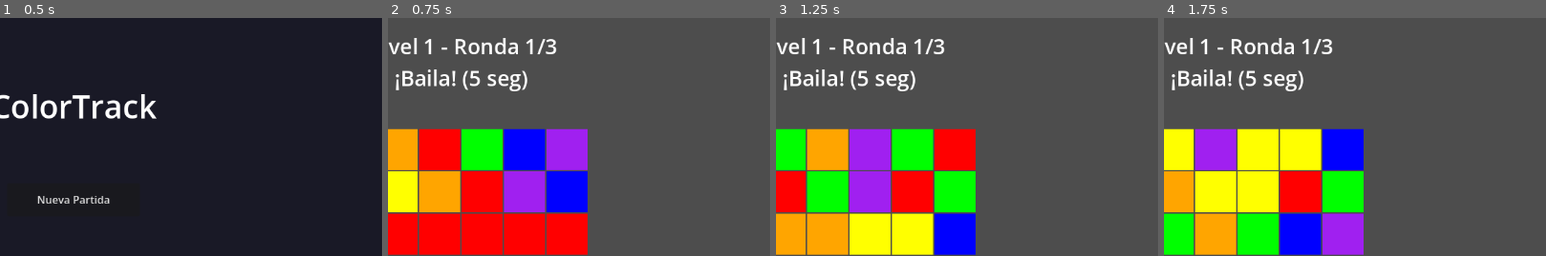
Above: before the commit, frames 1-4 (left to right).
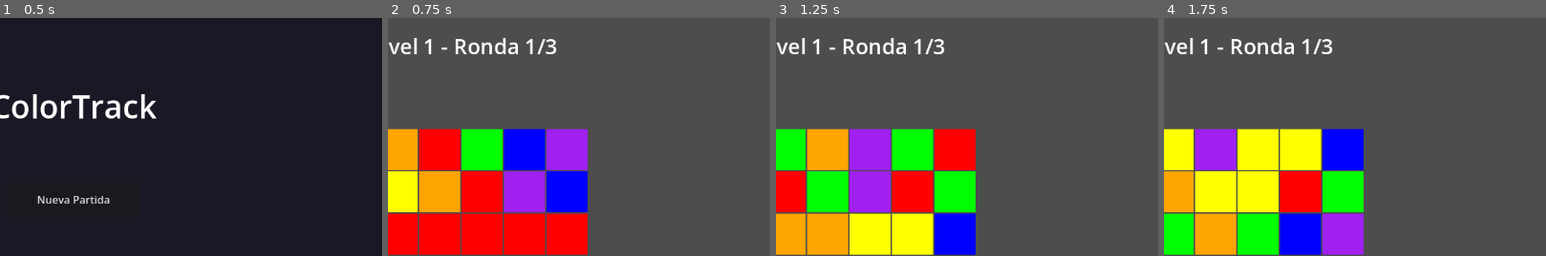
Above: after the commit, the same moments.

Repository: aTeresaTorres/ColorTrack
Game: Godot game, scene res://scenes/MainMenu.tscn
The game is run twice, just before and just after one commit, with the same random seed, the same clock (stepped at 60 frames per second) and the same inputs.
Inputs:
- Up to frame 1 (0.5 s): no input
- Up to frame 2 (0.75 s): click "Nueva Partida" at 0.5 s
- Up to frame 3 (1.25 s): no input
- Up to frame 4 (1.75 s): hold L (button_right, bound only after the commit) from 1.28 s (still down); tap K (button_center, bound only after the commit) at 1.35 s
The pictures show only the part of the screen within x 40-90%, y 0-50%; the shares and areas given below are measured in that part.

Frame 1 is identical in both runs. In frame 2, 1.1% of the frame differs, in the area x 2-37%, y 21-31%; in frame 3, 1.1%; in frame 4, 1.1%.

Commit message:
Nueva mecánica desde el nivel 10

Diff:
--- a/color-track-version-02/project.godot
+++ b/color-track-version-02/project.godot
@@ -46,6 +46,21 @@
 , Object(InputEventKey,"resource_local_to_scene":false,"resource_name":"","device":-1,"window_id":0,"alt_pressed":false …(186 unchanged characters)…
 ]
 }
+button_left={
+"deadzone": 0.2,
+"events": [Object(InputEventKey,"resource_local_to_scene":false,"resource_name":"","device":-1,"window_id":0,"alt_pressed":false,"shift_pressed":false,"ctrl_pressed":false,"meta_pressed":false,"pressed":false,"keycode":0,"physical_keycode":74,"key_label":0,"unicode":106,"location":0,"echo":false,"script":null)
+]
+}
+button_center={
+"deadzone": 0.2,
+"events": [Object(InputEventKey,"resource_local_to_scene":false,"resource_name":"","device":-1,"window_id":0,"alt_pressed":false,"shift_pressed":false,"ctrl_pressed":false,"meta_pressed":false,"pressed":false,"keycode":0,"physical_keycode":75,"key_label":0,"unicode":107,"location":0,"echo":false,"script":null)
+]
+}
+button_right={
+"deadzone": 0.2,
+"events": [Object(InputEventKey,"resource_local_to_scene":false,"resource_name":"","device":-1,"window_id":0,"alt_pressed":false,"shift_pressed":false,"ctrl_pressed":false,"meta_pressed":false,"pressed":false,"keycode":0,"physical_keycode":76,"key_label":0,"unicode":108,"location":0,"echo":false,"script":null)
+]
+}
 
 [physics]
 
--- a/color-track-version-02/scripts/level.gd
+++ b/color-track-version-02/scripts/level.gd
@@ -24,6 +24,18 @@
 var pause_button: Button
 
 var character_sprite: Sprite2D
+
+# Nuevas variables para la mecánica de botones
+var required_button: String = ""  # "left", "center", "right"
+var button_pressed_correctly: bool = false
+var button_ui_container: ColorRect
+var left_indicator: Sprite2D
+var center_indicator: Sprite2D
+var right_indicator: Sprite2D
+
+var buttons_mechanic_active: bool = false  # Solo activa desde nivel 10
+
+var response_time: float = 5.0  # Variable global para el tiempo de respuesta
 
 func _ready():
 	if has_meta("current_level"):
@@ -103,6 +115,48 @@
 	pause_button.process_mode = Node.PROCESS_MODE_ALWAYS  # ← Correcto en Godot 4
 	pause_panel.add_child(pause_button)
 
+	# Panel para los indicadores de botones (derecha)
+	button_ui_container = ColorRect.new()
+	button_ui_container.color = Color(0, 0, 0, 0)
+	button_ui_container.set_size(Vector2(150, 200))
+	button_ui_container.set_position(Vector2(960, 330))
+	button_ui_container.visible = false  # Oculto hasta fase move
+	add_child(button_ui_container)
+
+	# Crear indicadores (usando ColorRect como placeholder, luego cámbialo por imágenes)
+	left_indicator = Sprite2D.new()
+	center_indicator = Sprite2D.new()
+	right_indicator = Sprite2D.new()
+
+	# Si tienes imágenes, cárgalas:
+	var left_texture = load("res://assets/images/left.png")
+	var center_texture = load("res://assets/images/center.png")
+	var right_texture = load("res://assets/images/right.png")
+
+	if left_texture:
+		left_indicator.texture = left_texture
+		center_indicator.texture = center_texture
+		right_indicator.texture = right_texture
+	else:
+		# Placeholder visual (texto)
+		var label_left = Label.new()
+		label_left.text = "←"
+		label_left.add_theme_font_size_override("font_size", 40)
+		left_indicator = label_left
+
+	left_indicator.position = Vector2(0, 30)
+	center_indicator.position = Vector2(0, 30)
+	right_indicator.position = Vector2(0, 30)
+
+	button_ui_container.add_child(left_indicator)
+	button_ui_container.add_child(center_indicator)
+	button_ui_container.add_child(right_indicator)
+
+	left_indicator.visible = false
+	center_indicator.visible = false
+	right_indicator.visible = false
+
+
 func _setup_music():
 	music_player = AudioStreamPlayer.new()
 	add_child(music_player)
@@ -111,11 +165,12 @@
 		music_player.stream = default_music
 
 func _start_dance_phase():
+	button_ui_container.visible = false  # Ocultar durante baile
 	change_character_image("guyStanding")
 	current_phase = "dance"
 	time_left = 5.0
 	dance_timer = 0.0
-	ui_text.text = "Nivel " + str(current_level) + " - Ronda " + str(round) + "/3\n¡Baila! (5 seg)"
+	ui_text.text = "Nivel " + str(current_level) + " - Ronda " + str(round) + "/3\n"
 	if music_player.stream:
 		music_player.play()
 		music_player.seek(13)
@@ -143,12 +198,46 @@
 			_end_dance_phase()
 
 	elif current_phase == "move":
+		# Detectar presión de botones SOLO si la mecánica está activa
+		if buttons_mechanic_active and not button_pressed_correctly:
+			var pressed = ""
+			if Input.is_action_just_pressed("button_left"):
+				pressed = "left"
+			elif Input.is_action_just_pressed("button_center"):
+				pressed = "center"
+			elif Input.is_action_just_pressed("button_right"):
+				pressed = "right"
+
+			if pressed != "":
+				if pressed == required_button:
+					button_pressed_correctly = true
+					print("Botón correcto!")
+				else:
+					print("Botón incorrecto! Perdiste")
+					_fail_round_direct()
+					return
+
+		# Si la mecánica NO está activa, automáticamente se considera correcta
+		if not buttons_mechanic_active and not button_pressed_correctly:
+			button_pressed_correctly = true  # Auto-aprobar botón
+
+		# Movimiento (tu código existente)
+		if move_cooldown <= 0:
+			_handle_movement()
+			_update_player_position()
+
+		# Timer
 		time_left -= delta
 		var progress = max(time_left / 5.0, 0)
 		timer_bar.set_size(Vector2(400 * progress, 20))
 
 		if time_left <= 0:
-			_validate_result()
+			# Tiempo terminado sin presionar botón
+			if not button_pressed_correctly:
+				print("Tiempo agotado sin presionar botón")
+				_fail_round_direct()
+			else:
+				_validate_result()
 
 	elif current_phase == "result":
 		time_left -= delta
@@ -170,17 +259,38 @@
 	current_phase = "move"
 	move_cooldown = 0
 	music_player.stop()
+	button_pressed_correctly = false  # Resetear estado
+
+	# Verificar si la mecánica de botones está activa (nivel 10+)
+	buttons_mechanic_active = current_level >= 10
+
+	# Solo elegir botón y mostrar UI si la mecánica está activa
+	if buttons_mechanic_active:
+		# Elegir botón aleatorio (left, center, right)
+		var buttons = ["left", "center", "right"]
+		required_button = buttons[randi() % buttons.size()]
+
+		# Mostrar indicador visual (resaltar el botón requerido)
+		_highlight_required_button()
+
+		# Mostrar UI de botones
+		button_ui_container.visible = true
+	else:
+		# Ocultar UI de botones
+		button_ui_container.visible = false
 
 	# Calcular tiempo según nivel
-	var response_time = 5.0
+	response_time = 5.0
 	match current_level:
-		1:
+		1, 10:
 			response_time = 5.0
-		2:
+		2, 11, 12, 13, 14:
 			response_time = 3.0
-		3, 4:
+		3, 4, 15, 16, 17, 18, 19:
 			response_time = 2.0
-		_:  # Nivel 5 o más
+		20, 21, 22, 23, 24:
+			response_time = 1.5
+		_:
 			response_time = 1.0
 
 	time_left = response_time
@@ -195,7 +305,8 @@
 
 	target_color = available_colors[randi() % available_colors.size()]
 	var color_name = _get_color_name(target_color)
-	ui_text.text = "Nivel " + str(current_level) + " - Ronda " + str(round) + "/3\n¡Pisa " + color_name + "! (" + str(response_time) + " seg)"
+	var button_name = {"left":"IZQUIERDA", "center":"CENTRO", "right":"DERECHA"}
+	ui_text.text = "Nivel " + str(current_level) + " - Ronda " + str(round) + "/3\n " + color_name
 
 func _get_color_name(color: Color) -> String:
 	if color == Color.RED: return "ROJO"
@@ -230,8 +341,10 @@
 
 func _validate_result():
 	var current_cell_color = grid_colors[player_pos.y][player_pos.x]
-
-	if current_cell_color == target_color:
+	var on_correct_color = (current_cell_color == target_color)
+
+	# Condición de victoria: botón correcto Y en color correcto
+	if button_pressed_correctly and on_correct_color:
 		change_character_image("guyWinner")
 		# GANÓ la ronda
 		round += 1
@@ -263,6 +376,7 @@
 	get_tree().paused = true
 
 func _next_round():
+	button_ui_container.visible = false  # Ocultar hasta próxima fase move
 	change_character_image("guyStanding")
 	# Limpiar y empezar nueva ronda (mismo nivel)
 	current_phase = "dance"
@@ -293,6 +407,7 @@
 	_restart_level_with_new_level()
 
 func _restart_level_with_new_level():
+	button_ui_container.visible = false
 	change_character_image("guyStanding")
 	# Limpiar todo
 	for child in grid_container.get_children():
@@ -310,6 +425,7 @@
 	_start_dance_phase()
 
 func _restart_level():
+	button_ui_container.visible = false
 	change_character_image("guyStanding")
 	# Reiniciar el nivel actual
 	current_phase = "dance"
@@ -365,3 +481,45 @@
 			print("character_sprite es null")
 	else:
 		print("No existe el archivo: ", texture_path)
+
+func _highlight_required_button():
+	# Primero, ocultar todos
+	left_indicator.visible = false
+	center_indicator.visible = false
+	right_indicator.visible = false
+
+	# Luego, mostrar solo el requerido
+	match required_button:
+		"left":
+			left_indicator.visible = true
+			if left_indicator is Sprite2D:
+				left_indicator.modulate = Color(1, 1, 1)
+		"center":
+			center_indicator.visible = true
+			if center_indicator is Sprite2D:
+				center_indicator.modulate = Color(1, 1, 1)
+		"right":
+			right_indicator.visible = true
+			if right_indicator is Sprite2D:
+				right_indicator.modulate = Color(1, 1, 1)
+
+	# Resaltar el requerido
+	var target = null
+	match required_button:
+		"left": target = left_indicator
+		"center": target = center_indicator
+		"right": target = right_indicator
+
+	if target:
+		if target is Sprite2D:
+			target.modulate = Color(1, 1, 1)
+		elif target is Label:
+			target.add_theme_color_override("font_color", Color(1, 1, 0))
+
+func _fail_round_direct():
+	current_phase = "result"
+	change_character_image("guyLoser")
+	pause_button.text = "REINTENTAR"
+	pause_panel.visible = true
+	pause_button.grab_focus()
+	get_tree().paused = true
Binary file added: color-track-version-02/assets/images/center.png
Not shown, added: color-track-version-02/assets/images/center.png.import
Binary file added: color-track-version-02/assets/images/left.png
Not shown, added: color-track-version-02/assets/images/left.png.import
Binary file added: color-track-version-02/assets/images/right.png
Not shown, added: color-track-version-02/assets/images/right.png.import
